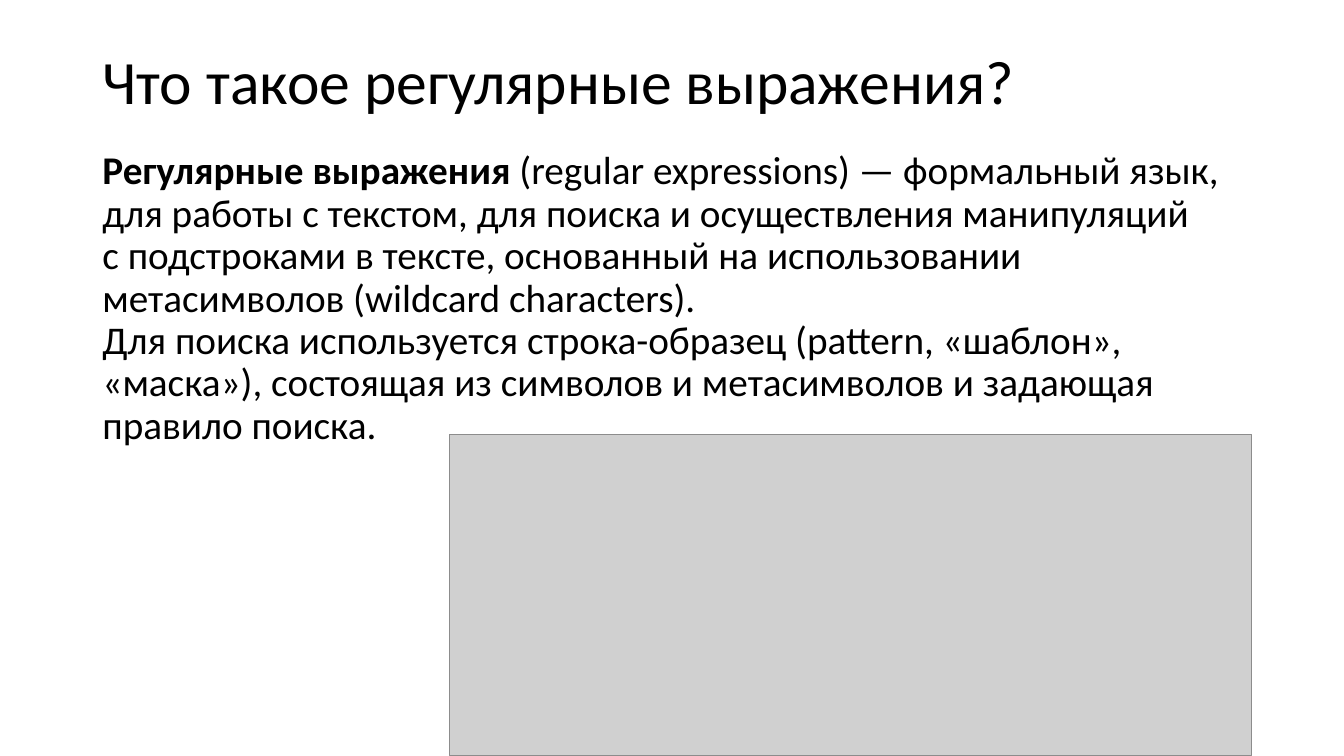
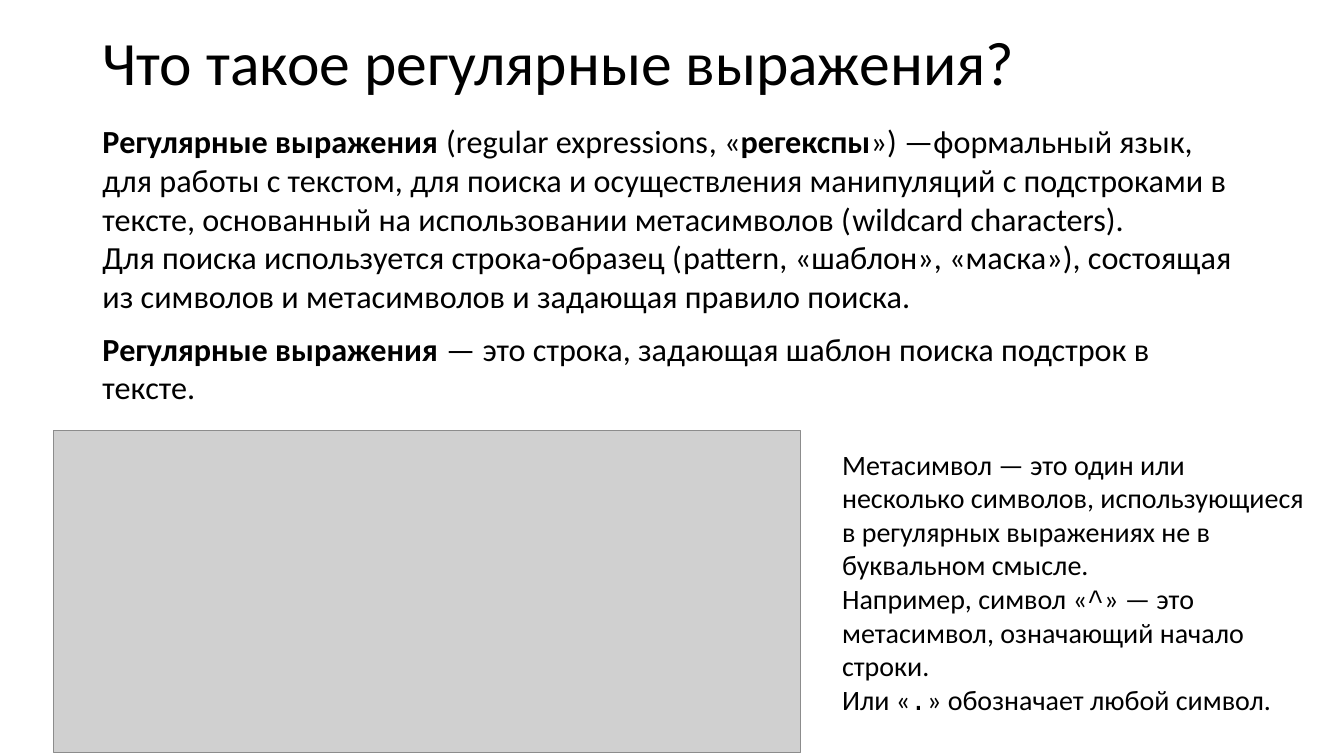
Before and after one commit to xtrueman/prog_instruments, a slide deck: slide 2 of presentations/RegularExpressions.pptx. Drawn at 1344x756 pixels with LibreOffice and Linux fonts; fonts in the diff are those of the drawing; grey boxes stand for pictures. Boxes give left, top, right and bottom in pixels: in the first picture for what was removed or moved away, otherwise in the second. Text is boxed around its words. In the diff, an @@ line names an element or a change of style, - is before the commit and + after.

Commit message:
RegExp

```diff
--- a/presentations/RegularExpressions.pptx
+++ b/presentations/RegularExpressions.pptx
@@ title "Что такое регулярные выражения?": place and size @@
-title "Что такое регулярные выражения?" at box(102, 62, 1014, 114)
+title "Что такое регулярные выражения?" at box(102, 43, 1014, 95)
@@ text at box(102, 129, 1231, 400): text changed; size 28 to 23 pt @@
-Регулярные выражения (regular expressions) — формальный язык, для работы с текстом, для поиска и осуществления манипуляций с подстроками в тексте, основанный на использовании метасимволов (wildcard characters).
-Для поиска используется строка-образец (pattern, «шаблон», «маска»), состоящая из символов и метасимволов и задающая правило поиска.
+Регулярные выражения (regular expressions, «регекспы») —формальный язык, для работы с текстом, для поиска и осуществления манипуляций с подстроками в тексте, основанный на использовании метасимволов (wildcard characters).
+Для поиска используется строка-образец (pattern, «шаблон», «маска»), состоящая из символов и метасимволов и задающая правило поиска.
+Регулярные выражения — это строка, задающая шаблон поиска подстрок в тексте.
@@ picture: place and size @@
-picture at box(450, 435, 1252, 756)
+picture at box(53, 431, 801, 752)
@@ text added at box(842, 457, 1303, 711), 20 pt, text #000000 @@
+Метасимвол — это один или несколько символов, использующиеся в регулярных выражениях не в буквальном смысле.
+Например, символ «^» — это метасимвол, означающий начало строки.
+Или «.» обозначает любой символ.
```
Also in this commit, not shown: 1 other slide changed, 36 slides added.
